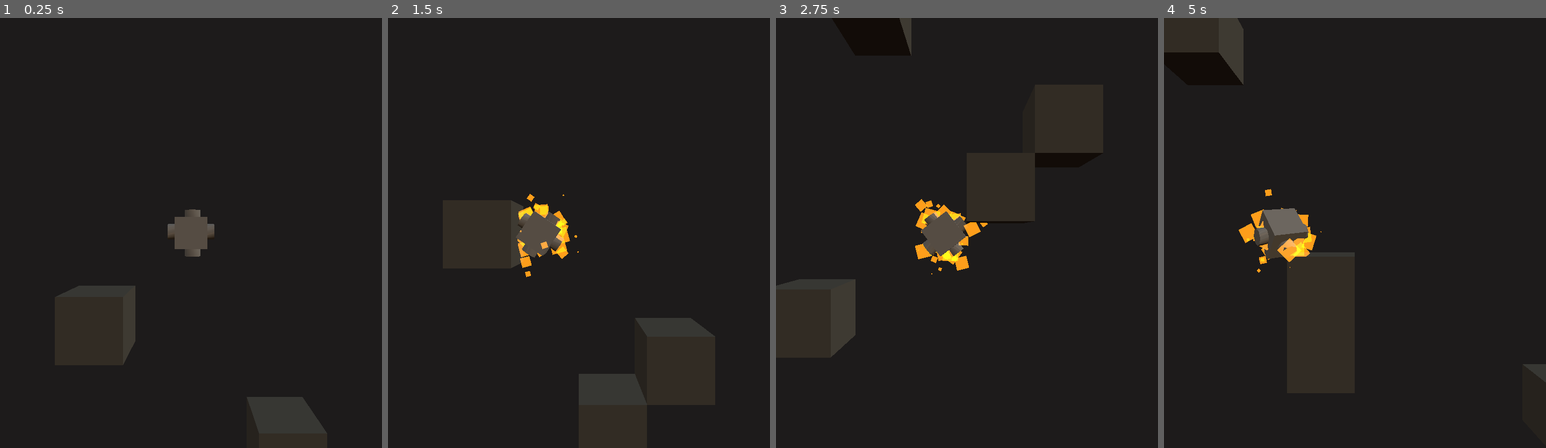
Above: before the commit, frames 1-4 (left to right).
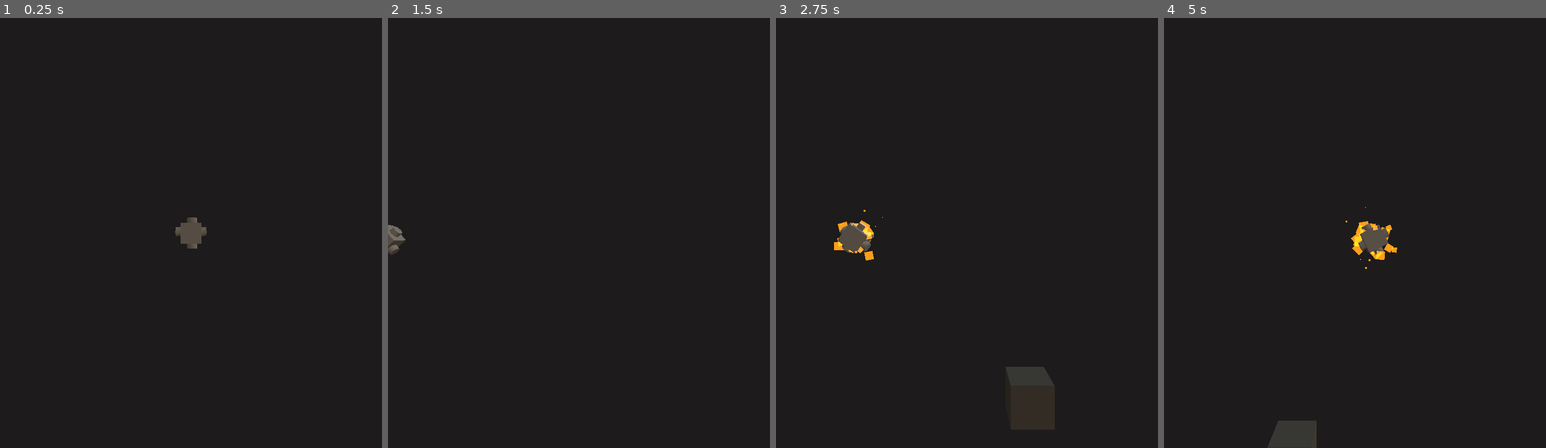
Above: after the commit, the same moments.

Repository: marksteve/SudoXE
Game: Godot game, scene res://Main.tscn
Same seed, same stepped clock (60 frames per second), same inputs: the game is played once before the commit and once after it.
Inputs:
- Up to frame 1 (0.25 s): no input
- Up to frame 2 (1.5 s): hold Right (ui_right) 0.53-1.28 s; hold Down (ui_down) from 1.28 s (still down)
- Up to frame 3 (2.75 s): release Down (ui_down) at 2.03 s; hold Right (ui_right) from 2.03 s (still down)
- Up to frame 4 (5 s): release Right (ui_right) at 2.78 s; hold Up (ui_up) 2.78-3.53 s; hold Left (ui_left) from 3.53 s (still down)

The runs differ from the first frame. In frame 1, 2.8% of the frame differs, in the area x 14-86%, y 44-97%; in frame 2, 3.9%; in frame 3, 4.2%, in the area x 0-73%, y 0-86%; in frame 4, 4.1%.

Commit message:
Incrementally increase obstacles

Diff:
--- a/Camera.gd
+++ b/Camera.gd
@@ -3,4 +3,4 @@
 onready var ship = $"../Ship"
 
 func _process(delta):
-	self.translation.y = lerp(self.translation.y, ship.translation.y, 0.8)
+	self.translation.y = lerp(self.translation.y, ship.translation.y, 0.5)
--- a/Level.gd
+++ b/Level.gd
@@ -7,7 +7,7 @@
 
 func generate_row(y: int):
 	set_cell_item(-6, 0, y, 0)
-	if randi() % 2 == 1:
+	if randi() % int(max(20 - chunks, 1)) == 1:
 		var x = (randi() % 11) - 6
 		set_cell_item(x, 0, y, 0)
 	set_cell_item(5, 0, y, 0)
--- a/Main.tscn
+++ b/Main.tscn
@@ -42,13 +42,15 @@
 [node name="Main" type="Spatial"]
 
 [node name="Camera" type="Camera" parent="."]
-transform = Transform( 1, 0, 0, 0, 1, 0, 0, 0, 1, 0, 0, 20 )
+transform = Transform( 1, 0, 0, 0, 1, 0, 0, 0, 1, 0, 0, 30 )
 current = true
 script = ExtResource( 2 )
 
 [node name="Ship" type="RigidBody" parent="."]
+gravity_scale = 0.5
 contacts_reported = 1
 contact_monitor = true
+axis_lock_linear_z = true
 script = ExtResource( 1 )
 
 [node name="CollisionShape" type="CollisionShape" parent="Ship"]
